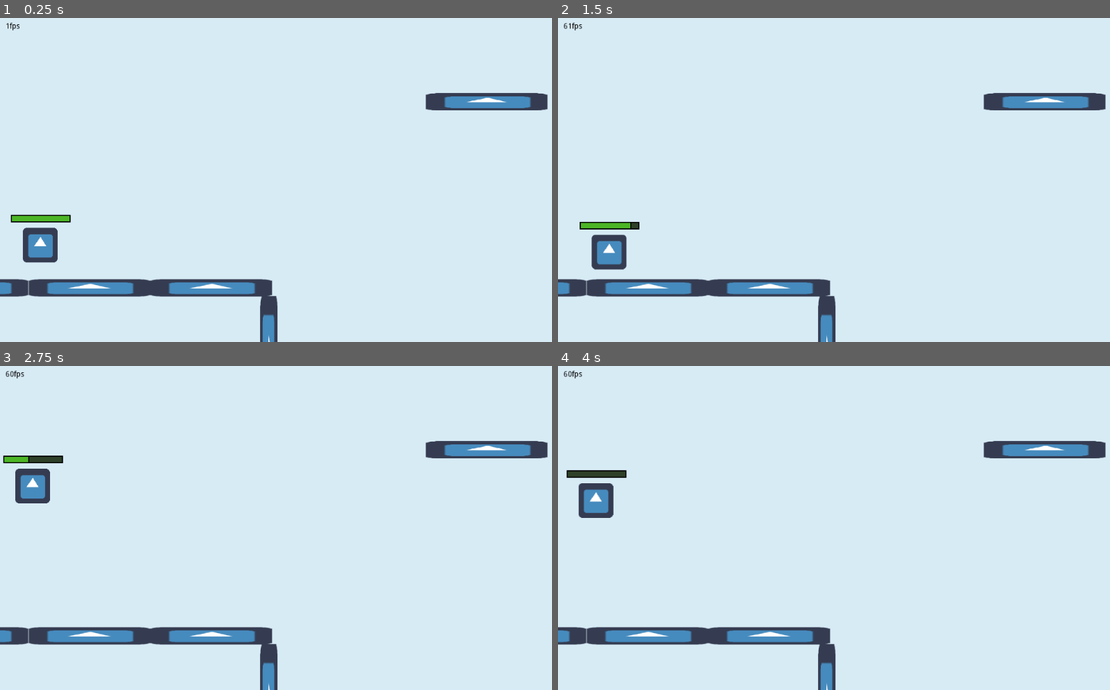
Above: before the commit, frames 1-4 (two rows, left to right).
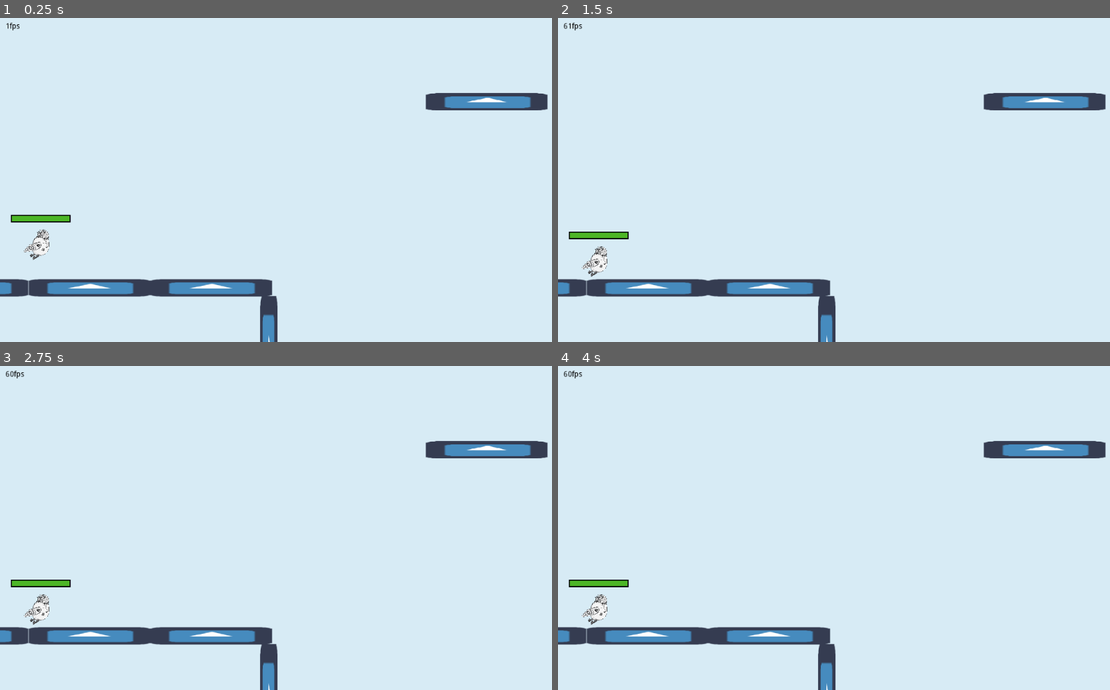
Above: after the commit, the same moments.

Repository: iwilliams/wildjam-15
Game: Godot game, scene res://Main.tscn
The game is run twice, just before and just after one commit, with the same random seed, the same clock (stepped at 60 frames per second) and the same inputs. The engine's default icon, where the game draws it, is replaced by a stand-in: a white triangle on a blue panel in a dark square.
Inputs:
- Up to frame 1 (0.25 s): no input
- Up to frame 2 (1.5 s): hold D (move_right) 0.53-1.28 s; hold Space (jump) 0.53-1.28 s; hold A (move_left) from 1.28 s (still down); tap Space (jump) at 1.35 s
- Up to frame 3 (2.75 s): tap Space (jump) at 1.52, 1.82 s; release A (move_left) at 2.03 s; hold D (move_right) from 2.03 s (still down); hold Space (jump) from 2.03 s (still down)
- Up to frame 4 (4 s): release Space (jump) at 2.78 s; tap Space (jump) at 2.85, 3.02, 3.32 s; release D (move_right) at 3.53 s; hold A (move_left) from 3.53 s (still down); hold Space (jump) from 3.53 s (still down)

The runs differ from the first frame. In frame 1, 0.7% of the frame differs, in the area x 4-11%, y 64-76%; in frame 2, 1.2%; in frame 3, 1.4%; in frame 4, 1.4%, in the area x 1-13%, y 32-80%.
Error after the commit: Parse Error: Mixed tabs and spaces in indentation. (res://Player.gd:27)

Commit message:
izumi_animation_try

Diff:
--- a/Main.tscn
+++ b/Main.tscn
@@ -33,7 +33,6 @@
 [node name="Room" parent="Rooms" instance=ExtResource( 2 )]
 
 [node name="Player" parent="." instance=ExtResource( 3 )]
-editor/display_folded = true
 position = Vector2( 74.0753, 403.143 )
 mass = 1.5
 gravity_scale = 6.28
--- a/Player.gd
+++ b/Player.gd
@@ -24,6 +24,7 @@
     stamina -= jump_stamina_cost
     stamina = clamp(stamina, 0, 100)
     last_jump = OS.get_ticks_msec()
+	$Sprite/AnimatedSprite.play("fly")
 
 # Called every frame. 'delta' is the elapsed time since the previous frame.
 func _physics_process(delta):
--- a/Player.tscn
+++ b/Player.tscn
@@ -1,9 +1,30 @@
-[gd_scene load_steps=4 format=2]
+[gd_scene load_steps=8 format=2]
 
 [ext_resource path="res://Player.gd" type="Script" id=1]
-[ext_resource path="res://icon.png" type="Texture" id=2]
+[ext_resource path="res://asses/Chicken Character- Frame 0.png" type="Texture" id=2]
+[ext_resource path="res://asses/Chicken Character- Frame 4.png" type="Texture" id=3]
+[ext_resource path="res://asses/Chicken Character- Frame 3.png" type="Texture" id=4]
+[ext_resource path="res://asses/Chicken Character- Frame 1.png" type="Texture" id=5]
 
-[sub_resource type="RectangleShape2D" id=1]
+[sub_resource type="SpriteFrames" id=1]
+animations = [ {
+"frames": [ ExtResource( 2 ) ],
+"loop": true,
+"name": "idle",
+"speed": 5.0
+}, {
+"frames": [ ExtResource( 3 ), ExtResource( 4 ) ],
+"loop": true,
+"name": "flying",
+"speed": 5.0
+}, {
+"frames": [ ExtResource( 2 ), ExtResource( 5 ) ],
+"loop": true,
+"name": "walking",
+"speed": 5.0
+} ]
+
+[sub_resource type="RectangleShape2D" id=2]
 extents = Vector2( 31.5005, 31.4946 )
 
 [node name="Player" type="RigidBody2D" groups=[
@@ -12,15 +33,25 @@
 position = Vector2( 150.583, 326.984 )
 mode = 2
 script = ExtResource( 1 )
+ground_horizontal_speed = null
+air_horizontal_speed = null
+stamina_recovery_rate = null
+stamina_recovery_period = null
+jump_stamina_cost = null
+jump_force = null
 
 [node name="Sprite" type="Sprite" parent="."]
-texture = ExtResource( 2 )
-__meta__ = {
-"_edit_lock_": true
-}
+position = Vector2( 2.30566, 2.37891 )
+scale = Vector2( 0.0523801, 0.0523801 )
+
+[node name="AnimatedSprite" type="AnimatedSprite" parent="Sprite"]
+position = Vector2( 8.26585, -17.6891 )
+scale = Vector2( 0.880468, 0.880468 )
+frames = SubResource( 1 )
+animation = "flying"
 
 [node name="CollisionShape2D" type="CollisionShape2D" parent="."]
-shape = SubResource( 1 )
+shape = SubResource( 2 )
 __meta__ = {
 "_edit_lock_": true
 }
Binary file added: asses/Chicken Character- Frame 0.png
Not shown, added: asses/Chicken Character- Frame 0.png.import
Binary file added: asses/Chicken Character- Frame 1.png
Not shown, added: asses/Chicken Character- Frame 1.png.import
Binary file added: asses/Chicken Character- Frame 2.png
Not shown, added: asses/Chicken Character- Frame 2.png.import
Binary file added: asses/Chicken Character- Frame 3.png
Not shown, added: asses/Chicken Character- Frame 3.png.import
Binary file added: asses/Chicken Character- Frame 4.png
Not shown, added: asses/Chicken Character- Frame 4.png.import
Binary file removed: asses/Floating Island-01-01.png
Binary file removed: asses/Floating Island-01-02.png
